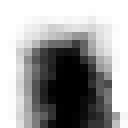
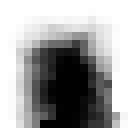
Two versions of the same layered image (128x128). Layer-by-layer changes:
painted on "Pasted Layer" over [40, 120, 56, 128]
